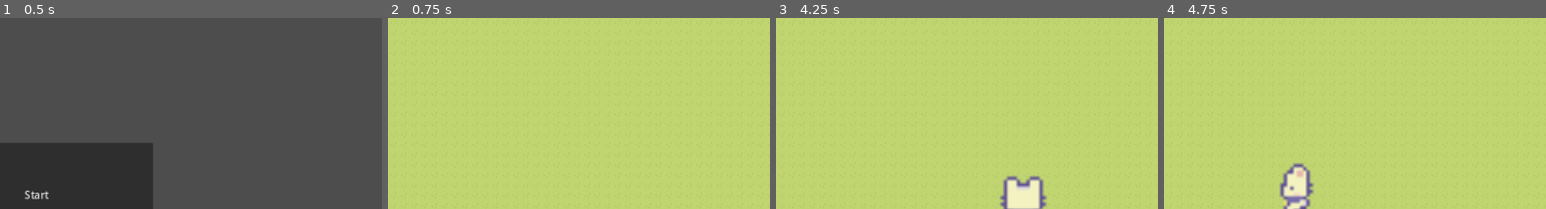
Above: before the commit, frames 1-4 (left to right).
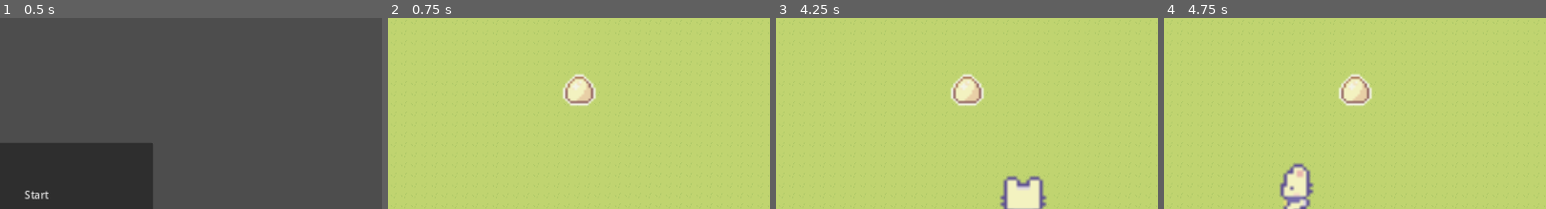
Above: after the commit, the same moments.

Repository: Krishtalbot/Lallu
Game: Godot game, scene res://main.tscn
Same seed, same stepped clock (60 frames per second), same inputs: the game is played once before the commit and once after it.
Inputs:
- Up to frame 1 (0.5 s): no input
- Up to frame 2 (0.75 s): click "Start" at 0.5 s
- Up to frame 3 (4.25 s): tap Enter at 1.25 s; hold Right (right) 1.28-2.03 s; hold Down (down) 2.03-2.78 s; hold Right (right) 2.78-3.53 s; hold Up (up) from 3.53 s (still down)
- Up to frame 4 (4.75 s): release Up (up) at 4.28 s; hold Left (left) from 4.28 s (still down)
The pictures show only the part of the screen within x 39-89%, y 0-50%; the shares and areas given below are measured in that part.

Frame 1 is identical in both runs. In frame 2, 1.2% of the frame differs, in the area x 45-55%, y 29-46%; in frame 3, 1.2%; in frame 4, 1.2%.

Commit message:
Changed player

Diff:
--- /dev/null
+++ b/Lallu/game/Egg/egg.gd
@@ -0,0 +1,15 @@
+extends Area2D
+
+
+# Called when the node enters the scene tree for the first time.
+func _ready():
+	pass # Replace with function body.
+
+
+# Called every frame. 'delta' is the elapsed time since the previous frame.
+func _process(delta):
+	pass
+
+
+func _on_body_entered(body):
+	print("Detected")
--- a/Lallu/game/Egg/egg.tscn
+++ b/Lallu/game/Egg/egg.tscn
@@ -1,3 +1,19 @@
-[gd_scene format=3 uid="uid://bo2d38xnx3aat"]
+[gd_scene load_steps=4 format=3 uid="uid://d8ag5d0jx6dj"]
 
-[node name="Egg" type="Node2D"]
+[ext_resource type="Texture2D" uid="uid://dok8010q28q64" path="res://Sprout Lands - Sprites - Basic pack/Sprout Lands - Sprites - Basic pack/Objects/Egg item.png" id="1_hbmol"]
+[ext_resource type="Script" path="res://Egg/egg.gd" id="1_lrbvr"]
+
+[sub_resource type="CircleShape2D" id="CircleShape2D_vkbwc"]
+radius = 8.0
+
+[node name="Egg" type="Area2D" groups=["egg"]]
+script = ExtResource("1_lrbvr")
+
+[node name="CollisionShape2D" type="CollisionShape2D" parent="."]
+shape = SubResource("CircleShape2D_vkbwc")
+
+[node name="Egg" type="Sprite2D" parent="."]
+scale = Vector2(1.23536, 1.17754)
+texture = ExtResource("1_hbmol")
+
+[connection signal="body_entered" from="." to="." method="_on_body_entered"]
--- a/Lallu/game/Player/lallu.gd
+++ b/Lallu/game/Player/lallu.gd
@@ -38,3 +38,7 @@
 		anim.play("up")
 
 	move_and_collide(velocity * delta)
+
+func _on_collision_detector_area_entered(area):
+	if area.is_in_group("egg"):
+		print("egg")
--- a/Lallu/game/Player/lallu.tscn
+++ b/Lallu/game/Player/lallu.tscn
@@ -156,7 +156,9 @@
 sprite_frames = SubResource("SpriteFrames_3lcio")
 animation = &"down"
 
-[node name="collision_detector" type="Area2D" parent="."]
+[node name="collision_detector" type="Area2D" parent="." groups=["lallu"]]
 
 [node name="CollisionShape2D" type="CollisionShape2D" parent="collision_detector"]
 shape = SubResource("CapsuleShape2D_338hk")
+
+[connection signal="area_entered" from="collision_detector" to="." method="_on_collision_detector_area_entered"]
--- a/Lallu/game/level_1.tscn
+++ b/Lallu/game/level_1.tscn
@@ -1,7 +1,8 @@
-[gd_scene load_steps=5 format=3 uid="uid://cm2lbknqpbfc5"]
+[gd_scene load_steps=6 format=3 uid="uid://cm2lbknqpbfc5"]
 
 [ext_resource type="Texture2D" uid="uid://07oirtqsey4h" path="res://Sprout Lands - Sprites - Basic pack/Sprout Lands - Sprites - Basic pack/Tilesets/Grass.png" id="1_xu0eu"]
 [ext_resource type="PackedScene" uid="uid://icnmy38m21bg" path="res://Player/lallu.tscn" id="2_x3oev"]
+[ext_resource type="PackedScene" uid="uid://d8ag5d0jx6dj" path="res://Egg/egg.tscn" id="3_5l7es"]
 
 [sub_resource type="TileSetAtlasSource" id="TileSetAtlasSource_36mhi"]
 texture = ExtResource("1_xu0eu")
@@ -90,3 +91,9 @@
 [node name="Lallu" parent="." instance=ExtResource("2_x3oev")]
 position = Vector2(252, 355)
 scale = Vector2(5.08, 5.08)
+
+[node name="Egg" parent="." instance=ExtResource("3_5l7es")]
+position = Vector2(764, 113)
+scale = Vector2(2.95383, 2.95383)
+collision_layer = 0
+collision_mask = 0
